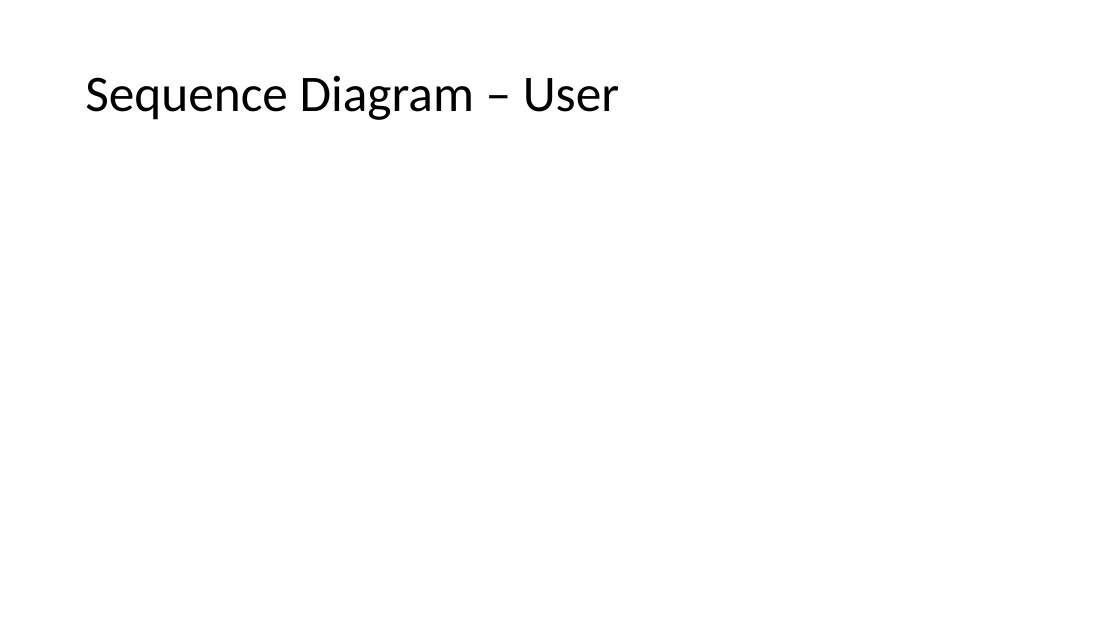
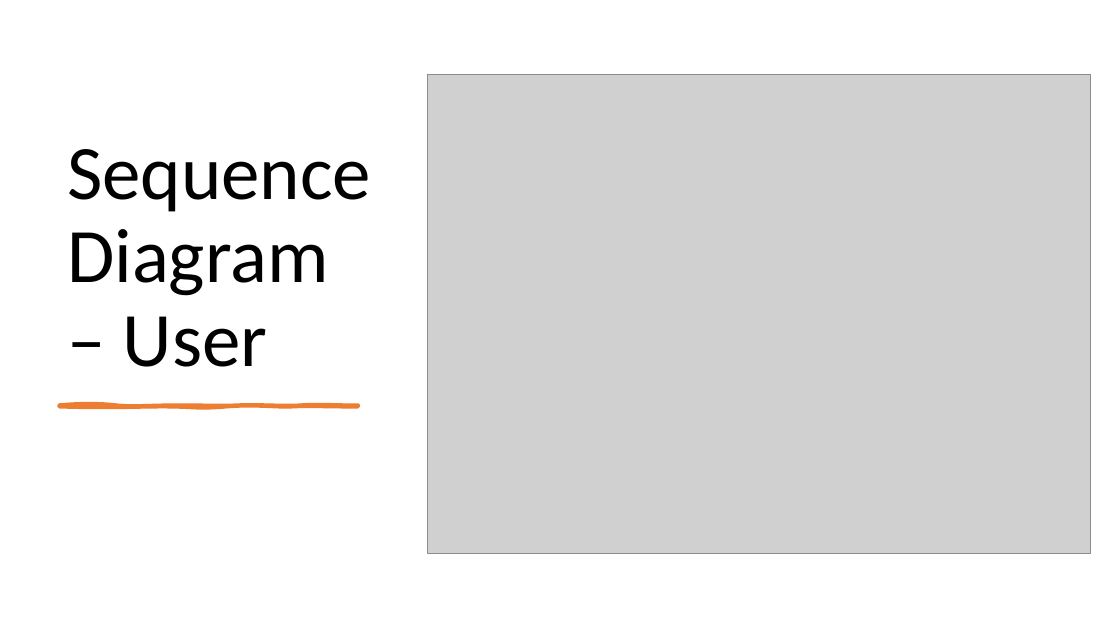
Before and after one commit to sukumar-varma/SearchEngine, a slide deck: slide 16 of docs/interim_project_1.pptx (slide 15 before the commit). Drawn at 1120x630 pixels with LibreOffice and Linux fonts; fonts in the diff are those of the drawing; grey boxes stand for pictures. Boxes give left, top, right and bottom in pixels: in the first picture for what was removed or moved away, otherwise in the second. Text is boxed around its words. In the diff, an @@ line names an element or a change of style, - is before the commit and + after.

```diff
--- a/docs/interim_project_1.pptx
+++ b/docs/interim_project_1.pptx
@@ title "Sequence Diagram – User": place and size @@
-title "Sequence Diagram – User" at <box>85,75,619,120</box>
+title "Sequence Diagram – User" at <box>67,149,371,367</box>
@@ title "Sequence Diagram – User" at <box>67,149,371,367</box>: size 44 to 66 pt; vertical alignment middle to bottom @@
@@ picture added at <box>428,74,1091,553</box> @@
@@ freeform shape added at <box>59,405,358,407</box>, fill #ED7D31, outline #ED7D31 3 pt @@
```
Also in this commit, not shown: 8 other slides changed, 2 slides added, 2 slides removed.
